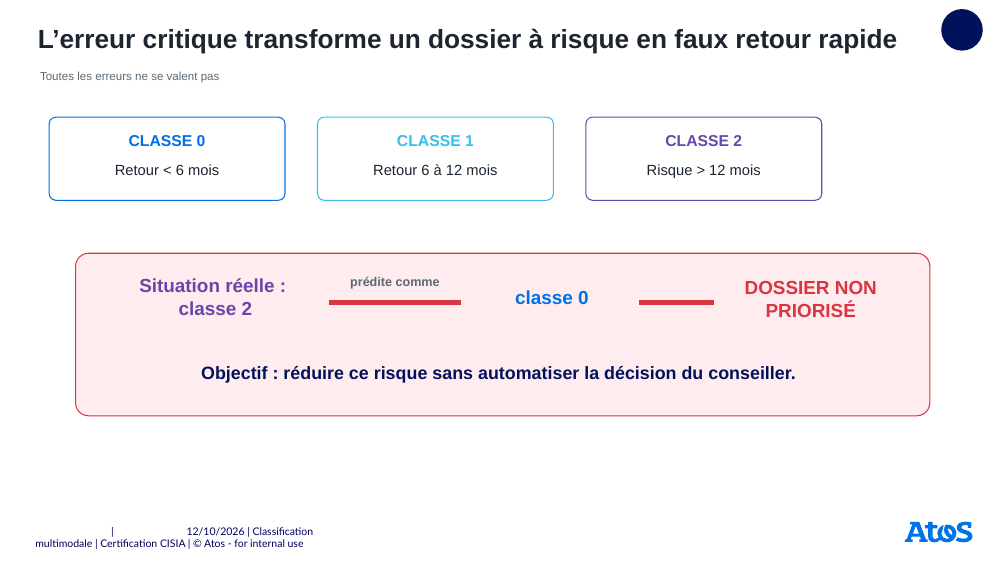
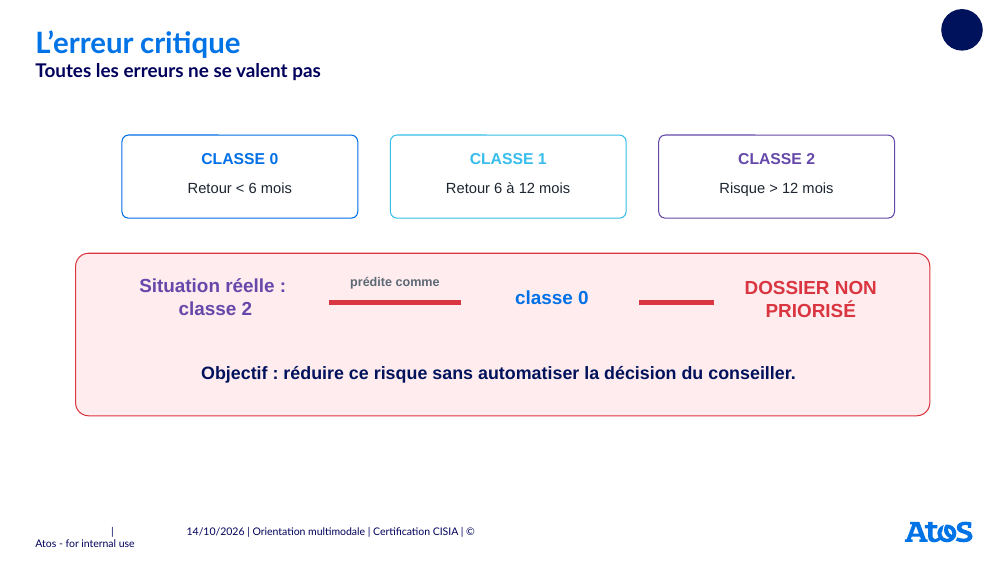
Before and after one commit to userZku/multimodal-classification, a slide deck: slide 3 of reports/soutenance/presentation-certification-atos-v2.pptx. Drawn at 1008x567 pixels with LibreOffice and Linux fonts; fonts in the diff are those of the drawing. Boxes give left, top, right and bottom in pixels: in the first picture for what was removed or moved away, otherwise in the second. Text is boxed around its words. In the diff, an @@ line names an element or a change of style, - is before the commit and + after.

```diff
--- a/reports/soutenance/presentation-certification-atos-v2.pptx
+++ b/reports/soutenance/presentation-certification-atos-v2.pptx
@@ text removed at [38, 28, 897, 54] @@
-L’erreur critique transforme un dossier à risque en faux retour rapide
@@ text "Toutes les erreurs ne se ..." at [35, 63, 321, 81]: size 11 to 18 pt, font Arial to Lato, text colour #5C6974 to #00005C, bold on @@
@@ title added at [35, 30, 240, 58], 28 pt, text #0073E6, bold @@
+L’erreur critique
@@ 2 texts, 1 rounded rectangle: place and size @@
-2 texts, 1 rounded rectangle at [318, 117, 554, 200]
+2 texts, 1 rounded rectangle at [390, 135, 626, 219]
@@ 4 texts, 2 rounded rectangles: place and size @@
-4 texts, 2 rounded rectangles at [49, 117, 822, 200]
+4 texts, 2 rounded rectangles at [122, 135, 895, 219]
@@ text at [187, 527, 459, 536]: text changed @@
-| 12/10/2026 | Classification multimodale | Certification CISIA | © Atos - for internal use
+| 14/10/2026 | Orientation multimodale | Certification CISIA | © Atos - for internal use
```
Also in this commit, not shown: 21 other slides changed, 9 slides added, 2 slides removed, 17 other files.
